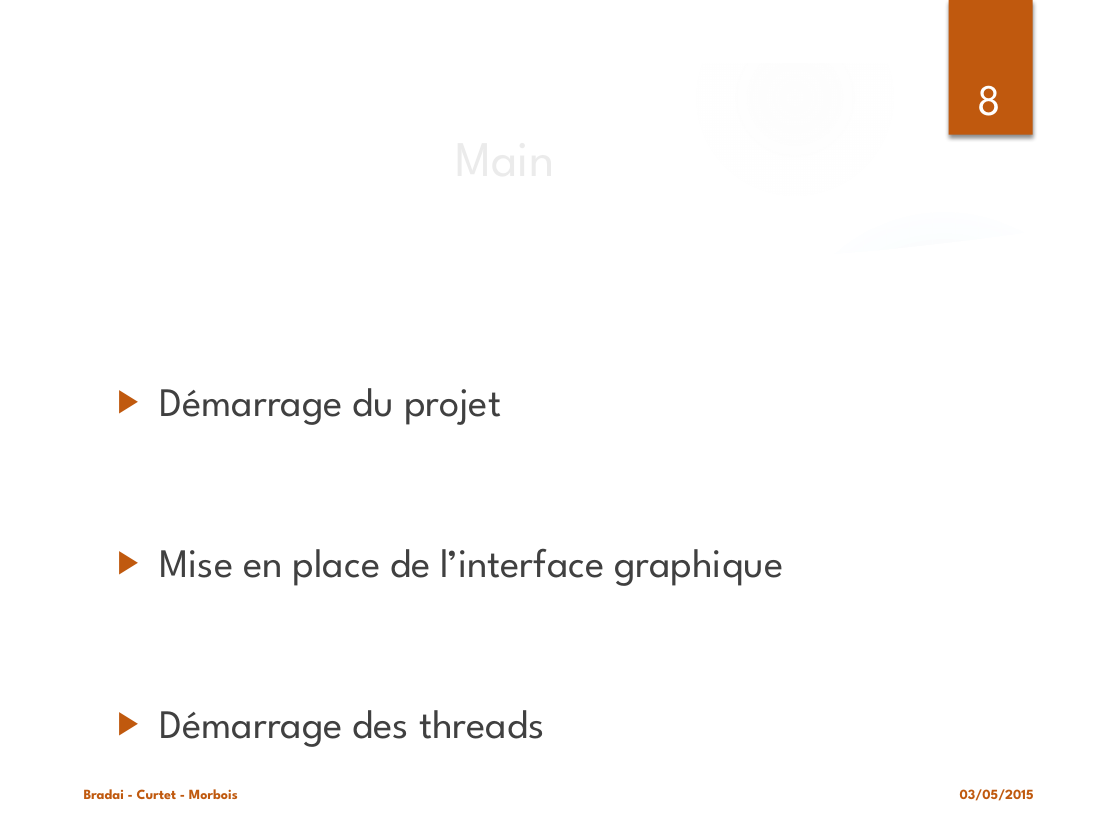
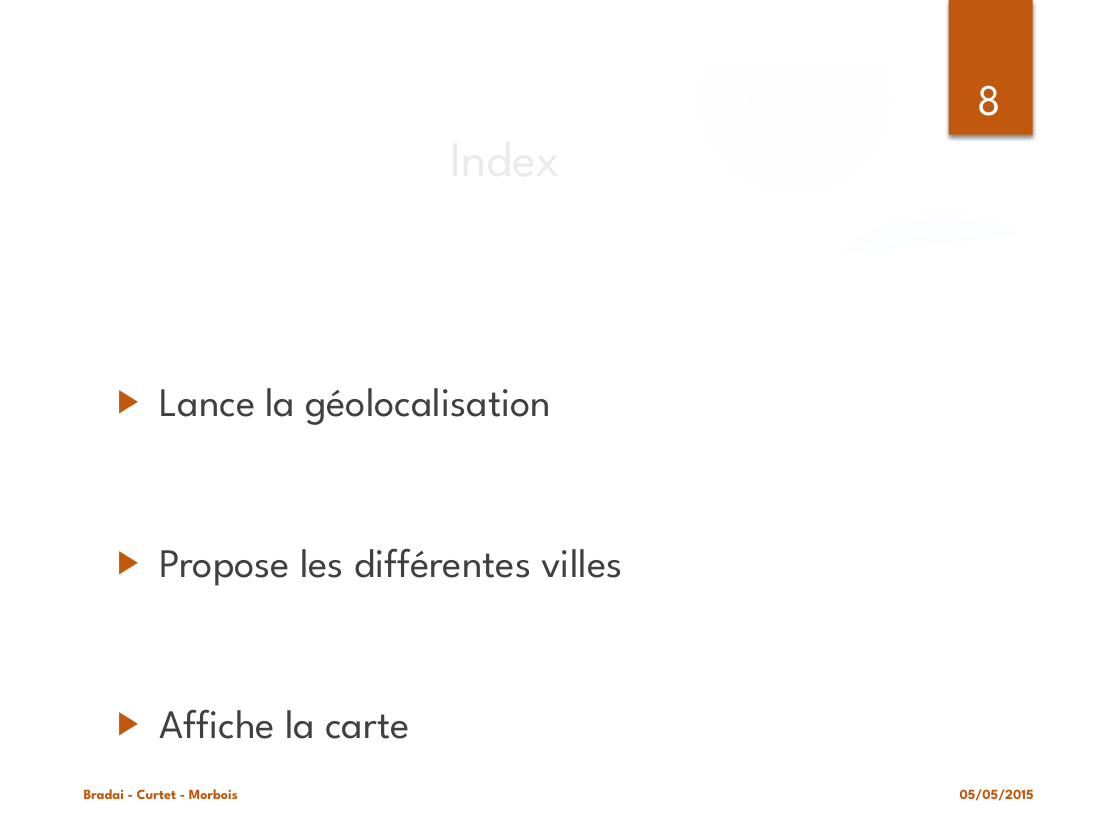
Before and after one commit to haithambradai/archi-velo, a slide deck: slide 8 of Projet ArchiWeb.pptx. Drawn at 1120x840 pixels with LibreOffice and Linux fonts; fonts in the diff are those of the drawing; background and template pictures are left out. Boxes give left, top, right and bottom in pixels: in the first picture for what was removed or moved away, otherwise in the second. Text is boxed around its words. In the diff, an @@ line names an element or a change of style, - is before the commit and + after.

```diff
--- a/Projet ArchiWeb.pptx
+++ b/Projet ArchiWeb.pptx
@@ title at box(106, 113, 904, 200): text changed @@
-Main
+Index
@@ text at box(159, 388, 622, 739): text changed @@
-▶ Démarrage du projet
-▶ Mise en place de l’interface graphique
-▶ Démarrage des threads
+▶ Lance la géolocalisation
+▶ Propose les différentes villes
+▶ Affiche la carte
@@ text at box(960, 789, 1034, 801): text changed @@
-03/05/2015
+05/05/2015
```
Also in this commit, not shown: 12 other slides changed.
